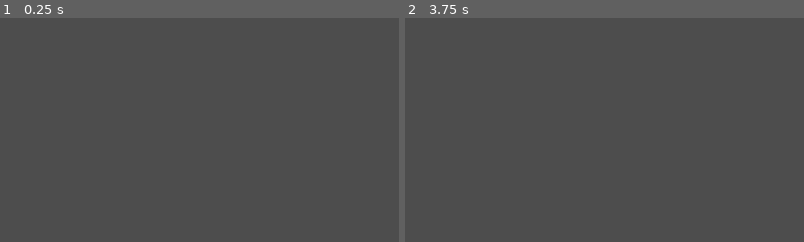
Above: before the commit, frames 1-2 (left to right).
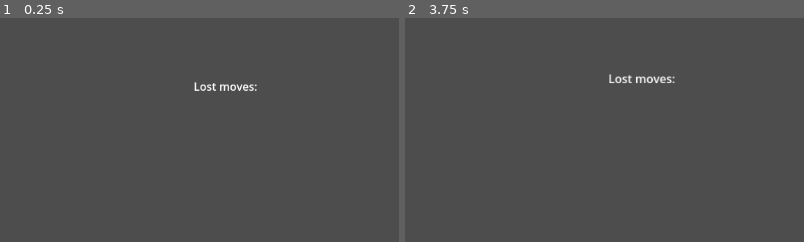
Above: after the commit, the same moments.

Repository: Rahlback/TCPGameServer
Game: Godot game, scene res://board_color_game/board_color_main.tscn
Two runs of this game, one before a commit and one after it. Both use one fixed random seed, a clock stepped at 60 frames per second and the inputs below.
Inputs (mouse positions are % of the whole screen's width and height, from its top left):
- Up to frame 1 (0.25 s): no input
- Up to frame 2 (3.75 s): tap Enter (ui_accept) at 0.5, 0.77, 1.25, 1.52, 2, 2.75, 3.02, 3.5 s; move the mouse to (72, 45) at 0.52 s; hold A (A) 0.53-1.28 s; tap D (D) at 0.8, 1.35, 2.3 s; move the mouse to (30, 55) at 1.27 s; tap A (A) at 1.55, 3.05 s; move the mouse to (60, 28) at 2.02 s; hold A (A) 2.03-2.78 s; move the mouse to (45, 70) at 2.77 s; tap Middle mouse button (CameraPan) at 2.85 s; move the mouse to (80, 65) at 3.52 s; hold Mouse wheel up (CameraZoomIn) from 3.53 s (still down)
The pictures show only the part of the screen within x 50-100%, y 0-50%; the shares and areas given below are measured in that part.

The runs differ from the first frame. In frame 1, 0.3% of the frame differs, in the area x 48-65%, y 28-33%; in frame 2, 0.3%, in the area x 51-68%, y 25-30%.

Commit message:
Add debug option to show boards. revert receive_message

Diff:
--- a/board_color_game/board_color_main.gd
+++ b/board_color_game/board_color_main.gd
@@ -10,6 +10,8 @@
 @export_group("Player colors")
 @export var possible_colors: Array[Color]
 
+@export_group("Debug")
+@export var show_boards := true
 
 
 var players : Dictionary
@@ -29,6 +31,9 @@
 var time_start := 0
 
 var zoom := Vector2(1, 1)
+
+# debug
+var lost_moves = 0
 
 class Player:
 	var player_name : String
@@ -174,6 +179,8 @@
 		if len(board_group_moves[players[player_id].board_group]) == 4:
 			moves_received(players[player_id].board_group)
 	else:
+		lost_moves += 1
+		$LostMoves.set_text("Lost moves: " + str(lost_moves))
 		GameServer.send_string(player_id, "RESEND_MOVE")
 
 
@@ -195,7 +202,8 @@
 			player_dict[player_id] = board_group_moves[board_group_id][player_id][board_i]
 
 		board_groups[board_group_id][board_i].take_moves(player_dict)
-		$BoardViewer.update_board(board_groups[board_group_id][board_i].get_scaled_image(image_scale), board_group_id, board_i)
+		if show_boards:
+			$BoardViewer.update_board(board_groups[board_group_id][board_i].get_scaled_image(image_scale), board_group_id, board_i)
 		updated_player_positions += board_groups[board_group_id][board_i].get_serialized_player_number_positions()
 	#_show_board(board_groups[0][0])
 	#print(updated_player_positions)
@@ -290,8 +298,9 @@
 
 	GameServer.send_string_to_group(players_list, "SETUP_COMPLETE_SEND_MOVES")
 	# Development purposes
-	for board in game_boards:
-		$BoardViewer.add_board(board.get_scaled_image(image_scale), len(board_groups)-1)
+	if show_boards:
+		for board in game_boards:
+			$BoardViewer.add_board(board.get_scaled_image(image_scale), len(board_groups)-1)
 	#_show_board(game_boards[game_board_index])
 	time_start = Time.get_ticks_msec()
 
--- a/board_color_game/board_color_main.tscn
+++ b/board_color_game/board_color_main.tscn
@@ -5,7 +5,7 @@
 
 [node name="Main" type="Node2D"]
 script = ExtResource("1_vbcky")
-number_of_boards_per_group = 5
+number_of_boards_per_group = 1
 image_scale = 15
 possible_colors = Array[Color]([Color(1, 0, 0, 1), Color(0, 1, 0, 1), Color(0, 0, 1, 1), Color(0.72549, 0.270588, 0.952 …(280 unchanged characters)…
 
@@ -55,5 +55,12 @@
 [node name="Camera" type="Camera2D" parent="."]
 position = Vector2(577, 325)
 
+[node name="LostMoves" type="Label" parent="."]
+offset_left = 857.0
+offset_top = 88.0
+offset_right = 953.0
+offset_bottom = 111.0
+text = "Lost moves: "
+
 [connection signal="timeout" from="GameTick" to="." method="_on_game_tick_timeout"]
 [connection signal="timeout" from="HistoryTick" to="." method="_on_history_tick_timeout"]
--- a/game_server/game_server.gd
+++ b/game_server/game_server.gd
@@ -87,20 +87,20 @@
 	return result
 
 func receive_message(peer: Peer):
-	var message_buffer : PackedByteArray
-
-	while len(message_buffer) < 4:
-		var message = peer.tcp_stream.get_partial_data(1)
-		message_buffer += message[1]
-
-	var length_of_message = message_buffer # TODO fix this so that length_of_message is the actual length of the message
-
-	message_buffer.clear()
-
-	var final_message : PackedByteArray
-	while len(message_buffer) < length_of_message:
-		var message = peer.tcp_stream.get_partial_data(1)
-		message_buffer += message[1]
+	#var message_buffer : PackedByteArray
+	#
+	#while len(message_buffer) < 4:
+		#var message = peer.tcp_stream.get_partial_data(1)
+		#message_buffer += message[1]
+		#
+	#var length_of_message = message_buffer # TODO fix this so that length_of_message is the actual length of the message
+	#
+	#message_buffer.clear()
+	#
+	#var final_message : PackedByteArray
+	#while len(message_buffer) < length_of_message:
+		#var message = peer.tcp_stream.get_partial_data(1)
+		#message_buffer += message[1]
 
 	#
 
@@ -110,11 +110,11 @@
 		##message_buffer += message[1]
 	#
 	#
-	#var available_data = peer.tcp_stream.get_available_bytes()
-	#var message = peer.tcp_stream.get_string(-1)
+	var available_data = peer.tcp_stream.get_available_bytes()
+	var message = peer.tcp_stream.get_string(available_data)
 	#message = message.get_string_from_ascii()
-	print("Receive message: ", peer.user_id, " message= ", message_buffer)
-	peer_message_received.emit(peer.user_id, message_buffer.get_string_from_ascii())
+	print("Receive message: ", peer.user_id, " message= ", message)
+	peer_message_received.emit(peer.user_id, message)
 
 func send_data(id: int, data: PackedByteArray):
 	print("Sending data")
